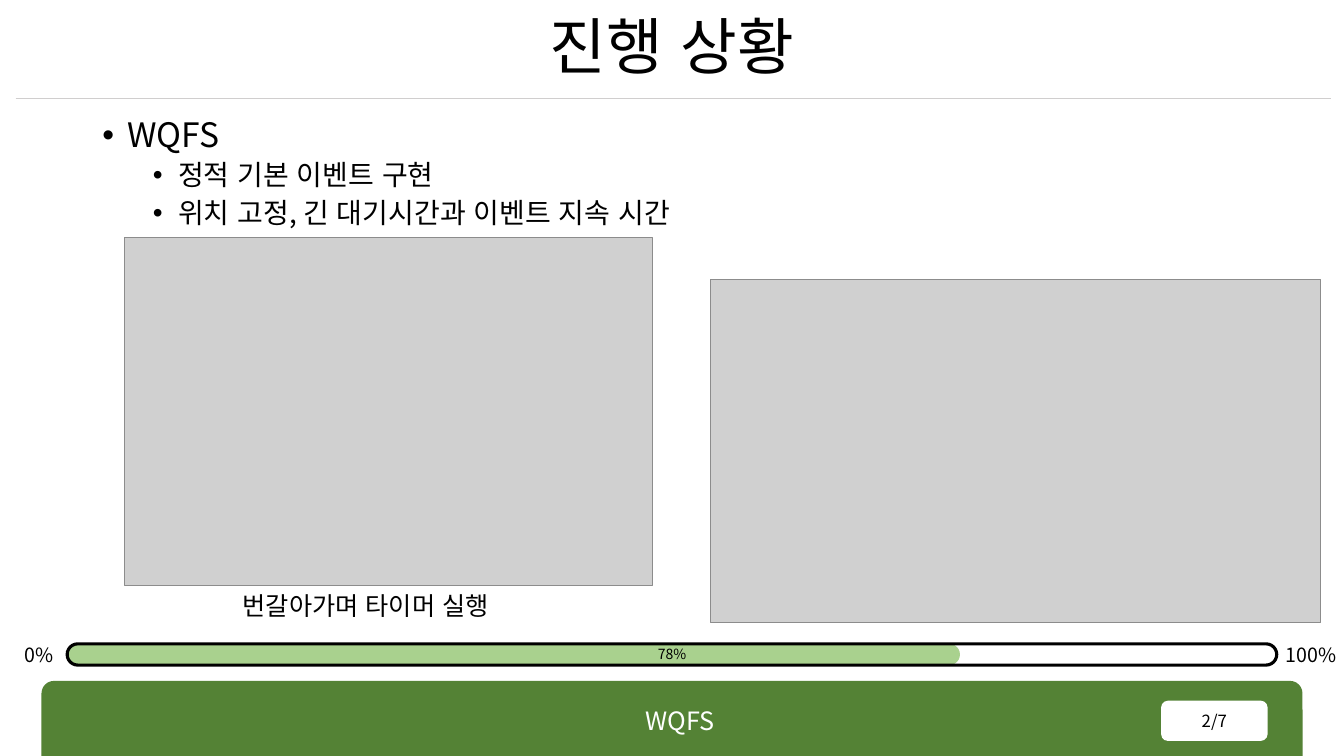
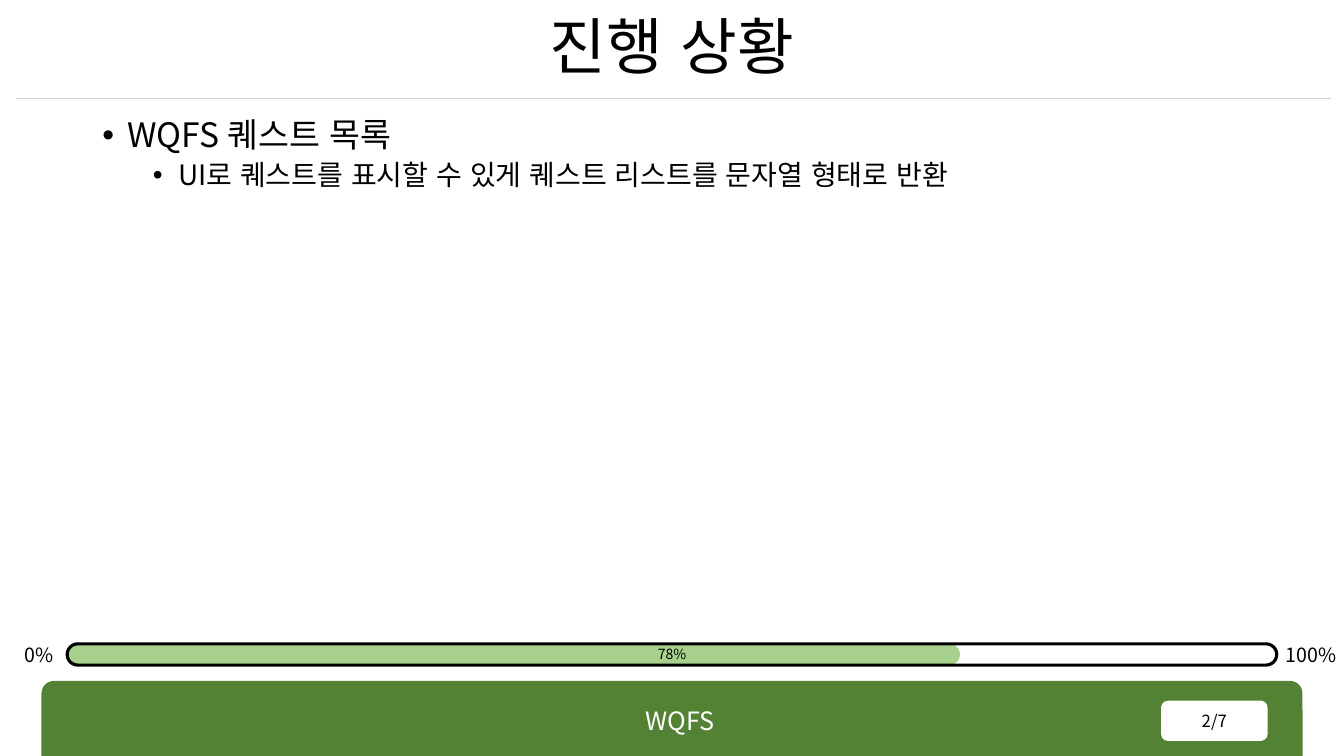
Before and after one commit to rennOobayashi/WQFS, a slide deck: slide 2 of WQFS.pptx. Drawn at 1344x756 pixels with LibreOffice and Linux fonts; fonts in the diff are those of the drawing; grey boxes stand for pictures. Boxes give left, top, right and bottom in pixels: in the first picture for what was removed or moved away, otherwise in the second. Text is boxed around its words. In the diff, an @@ line names an element or a change of style, - is before the commit and + after.

```diff
--- a/WQFS.pptx
+++ b/WQFS.pptx
@@ text at [128, 119, 948, 188]: text changed @@
-• WQFS
-  • 정적 기본 이벤트 구현
-  • 위치 고정, 긴 대기시간과 이벤트 지속 시간
+• WQFS 퀘스트 목록
+  • UI로 퀘스트를 표시할 수 있게 퀘스트 리스트를 문자열 형태로 반환
@@ picture removed at [125, 238, 652, 586] @@
@@ picture removed at [711, 279, 1321, 623] @@
@@ text removed at [243, 594, 488, 617] @@
-번갈아가며 타이머 실행
```
Also in this commit, not shown: 5 other slides changed, 1 slide removed, 33 other files.
